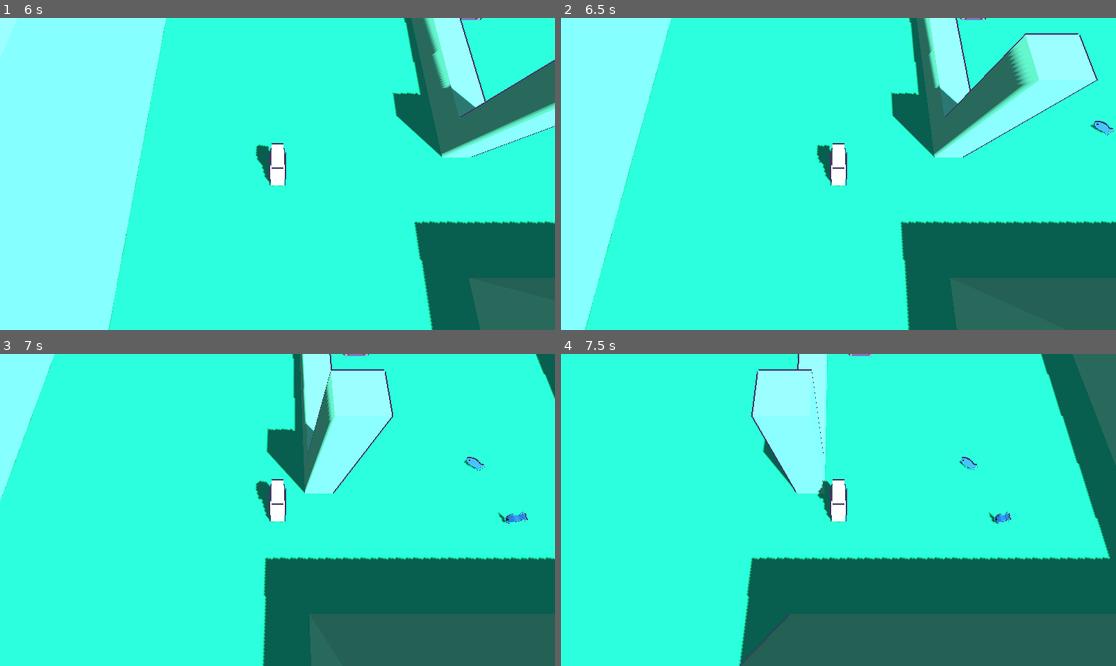
Above: before the commit, frames 1-4 (two rows, left to right).
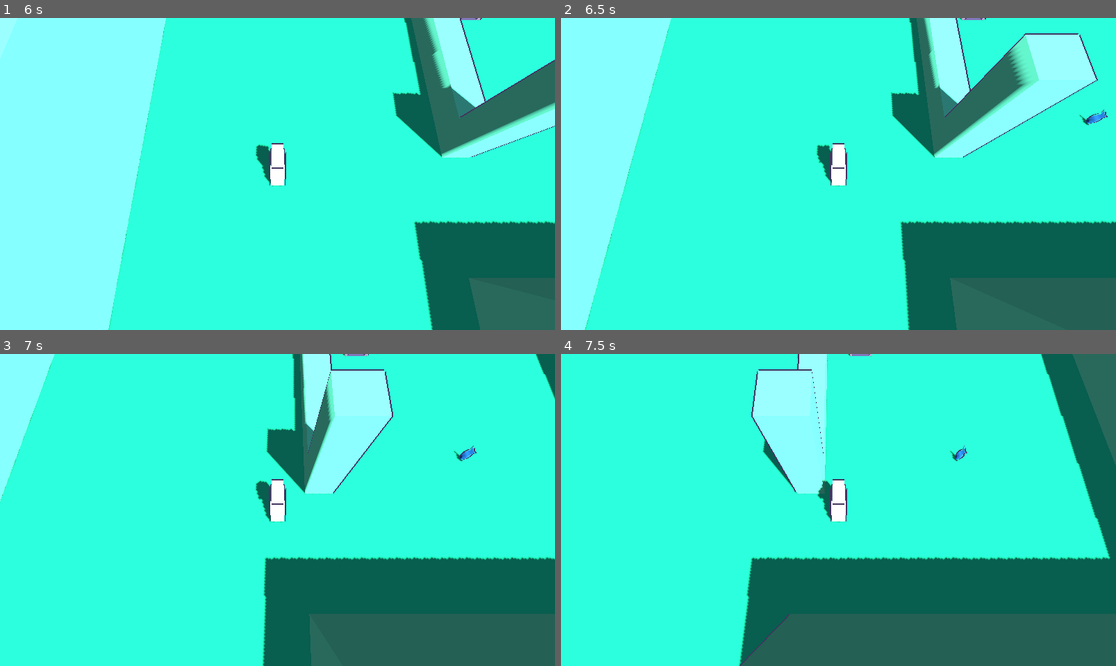
Above: after the commit, the same moments.

Repository: ChWh2/Purrfect-Platter
Game: Godot game, scene res://Scenes/main.tscn
Same seed, same stepped clock (60 frames per second), same inputs: the game is played once before the commit and once after it.
Inputs:
- Up to frame 1 (6 s): tap Enter at 0.5 s; hold W (Up) 0.53-2.03 s; tap E (Interact) at 0.6, 1.55, 2.1, 3.05, 3.6, 4.55, 5.1 s; tap Q (Throw) at 0.8, 1.35, 2.3, 2.85, 3.8, 4.35, 5.3, 5.85 s; hold A (Left) 2.03-3.53 s; tap Space at 3.5 s; hold S (Down) 3.53-4.28 s; hold D (Right) 4.28-5.03 s; hold W (Up) 5.03-5.78 s; hold D (Right) from 5.78 s (still down)
- Up to frame 2 (6.5 s): keep holding D (Right); tap E (Interact) at 6.05 s
- Up to frame 3 (7 s): keep holding D (Right); tap E (Interact) at 6.6 s; tap Q (Throw) at 6.8 s
- Up to frame 4 (7.5 s): keep holding D (Right); tap Q (Throw) at 7.35 s

Frame 1 is identical in both runs. In frame 2, 0.2% of the frame differs, in the area x 93-100%, y 29-38%; in frame 3, 0.3%, in the area x 81-96%, y 29-55%; in frame 4, 0.2%.

Commit message:
fished cooking Mechanics

Diff:
--- a/Scenes/fish.tscn
+++ b/Scenes/fish.tscn
@@ -1,11 +1,40 @@
-[gd_scene load_steps=6 format=4 uid="uid://dp6m3merowmpf"]
+[gd_scene load_steps=9 format=4 uid="uid://dp6m3merowmpf"]
 
-[ext_resource type="Material" uid="uid://wb6wcoupqby0" path="res://Materials/Standard.tres" id="1_hharc"]
+[ext_resource type="Texture2D" uid="uid://c6l4mcusk68rx" path="res://Assets/Color Palette.png" id="1_xx64m"]
+[ext_resource type="Shader" path="res://Shaders/Outline.gdshader" id="2_hya1f"]
 
 [sub_resource type="GDScript" id="GDScript_6hsf7"]
 resource_name = "fish"
 script/source = "extends Grabable
+
+@onready var mesh = $MeshInstance3D
+
+func _process(_delta: float) -> void:
+	if itemID == 1:
+		mesh.material_override.uv1_scale = Vector3(1,1,1)
+		mesh.material_override.uv1_offset = Vector3(0,0,0)
+	elif itemID == 2:
+		mesh.material_override.uv1_scale = Vector3(1,.1,1)
+		mesh.material_override.uv1_offset = Vector3(.1,.8,0)
+	elif itemID == 3:
+		mesh.material_override.uv1_scale = Vector3(0,0,0)
+		mesh.material_override.uv1_offset = Vector3(0,0,0)
 "
+
+[sub_resource type="ShaderMaterial" id="ShaderMaterial_x54oa"]
+render_priority = 0
+shader = ExtResource("2_hya1f")
+shader_parameter/outline_color = Color(0.258824, 0.207843, 0.372549, 1)
+shader_parameter/outline_width = 2.0
+
+[sub_resource type="StandardMaterial3D" id="StandardMaterial3D_ejbds"]
+next_pass = SubResource("ShaderMaterial_x54oa")
+diffuse_mode = 3
+specular_mode = 1
+albedo_texture = ExtResource("1_xx64m")
+uv1_scale = Vector3(1, 0.1, 1)
+uv1_offset = Vector3(0.1, 0.8, 0)
+texture_filter = 0
 
 [sub_resource type="ArrayMesh" id="ArrayMesh_6aqrt"]
 _surfaces = [{
@@ -30,7 +59,6 @@
 "index_count": 936,
 "index_data": PackedByteArray("AAABAAIAAgADAAAABAAFAAYABgAHAAQACAAJAAoACgALAAgADAANAA4ADgAPAAwAEAARABIAEgATABAAFAAVABYA …(2411 unchanged characters)…
 "lods": [6.53449e-05, PackedByteArray("AAAUAQgAGAAIABQBFAEbABgAIgEbABQBAAAMARQBDAEAAAEAAQAPAQwBOAEPAQEAMgA4AQEAOAEyACoA …(2645 unchanged characters)…
-"material": ExtResource("1_hharc"),
 "primitive": 3,
 "uv_scale": Vector4(0, 0, 0, 0),
 "vertex_count": 526,
@@ -39,9 +67,8 @@
 blend_shape_mode = 0
 shadow_mesh = SubResource("ArrayMesh_6aqrt")
 
-[sub_resource type="CapsuleShape3D" id="CapsuleShape3D_yis3i"]
-radius = 0.15
-height = 0.6
+[sub_resource type="BoxShape3D" id="BoxShape3D_fqbhb"]
+size = Vector3(0.1, 0.5, 0.3)
 
 [node name="fish" type="Node3D"]
 
@@ -49,11 +76,13 @@
 collision_layer = 2147483650
 collision_mask = 2147483650
 script = SubResource("GDScript_6hsf7")
+itemName = "Fish"
 itemID = 1
 
 [node name="MeshInstance3D" type="MeshInstance3D" parent="fish"]
 transform = Transform3D(10, 0, 0, 0, 10, 0, 0, 0, 10, 0, 0, 0)
+material_override = SubResource("StandardMaterial3D_ejbds")
 mesh = SubResource("ArrayMesh_g1r5h")
 
 [node name="CollisionShape3D" type="CollisionShape3D" parent="fish"]
-shape = SubResource("CapsuleShape3D_yis3i")
+shape = SubResource("BoxShape3D_fqbhb")
--- a/Scenes/main.tscn
+++ b/Scenes/main.tscn
@@ -14,10 +14,6 @@
 background_mode = 2
 sky = SubResource("Sky_86yhv")
 
-[sub_resource type="GDScript" id="GDScript_02dxj"]
-resource_name = "Fish"
-script/source = "extends Grabable"
-
 [sub_resource type="ArrayMesh" id="ArrayMesh_4jcst"]
 _surfaces = [{
 "aabb": AABB(-0.26, -0.64, -0.02, 1, 1, 1e-05),
@@ -247,11 +243,6 @@
 [node name="rawFish" parent="." instance=ExtResource("5_2u07w")]
 transform = Transform3D(1, 0, 0, 0, 1, 0, 0, 0, 1, 13, 0.190262, -2.42524)
 
-[node name="rawFish2" parent="." instance=ExtResource("5_2u07w")]
-transform = Transform3D(1, 0, 0, 0, 1, 0, 0, 0, 1, 14, 0, 0)
-script = SubResource("GDScript_02dxj")
-itemName = "Raw Fish"
-
 [node name="Map" type="Node3D" parent="."]
 
 [node name="Road" type="MeshInstance3D" parent="Map"]
@@ -331,3 +322,5 @@
 
 [node name="CollisionShape3D" type="CollisionShape3D" parent="Map/InvisibleWall"]
 shape = SubResource("BoxShape3D_gvvnr")
+
+[editable path="rawFish"]
--- a/Scenes/oven.tscn
+++ b/Scenes/oven.tscn
@@ -47,7 +47,7 @@
 collision_layer = 2147483649
 collision_mask = 2147483649
 script = ExtResource("1_v6mar")
-emptyText = "Put In"
+emptyText = "Put in"
 fullText = "Take Out"
 
 [node name="CollisionShape3D" type="CollisionShape3D" parent="."]
--- a/Scripts/Classes/GrabableClass.gd
+++ b/Scripts/Classes/GrabableClass.gd
@@ -4,17 +4,17 @@
 @export var itemName : String
 @export var itemID : int
 
-func _process(_delta: float) -> void:
-	if Global.heldItem:
+func _physics_process(_delta: float) -> void:
+	if !Global.heldItem:
+		CanInteract = true
+		Prompt = str("Pick up ", itemName)
+	else:
 		CanInteract = false
 		Prompt = ""
-		if Input.is_action_just_pressed("Throw"):
-			pass
-	else:
-		CanInteract = true
-		Prompt = str("Pick up ", itemName)
 
-func interactEvent(distance : float) -> void:
+
+
+func interactEvent(_distance : float) -> void:
 	var testForRigidbodyArray = self.get_parent().get_children()
 	var rb : RigidBody3D
 	for i in testForRigidbodyArray.size():
--- a/Scripts/Oven.gd
+++ b/Scripts/Oven.gd
@@ -22,37 +22,67 @@
 	CanInteract = true
 	setPrompt(emptyText)
 
-func _process(delta: float) -> void:
-	if(CurentState == state.EMPTY):
-		$Fire.emitting = false
-	else:
-		$Fire.emitting = true
+func _process(_delta: float) -> void:
+	CanInteract = testIfCanInteract()
 
-	if(CurentState == state.COOKING):
-		CanInteract = false
-	else:
-		CanInteract = true
+	if(currentItem):
+		currentItem.position = position
+
+func testIfCanInteract() -> bool:
+	if CurentState == state.EMPTY:
+		if Global.heldItem is Grabable:
+			if Global.heldItem.itemID == 1 and CurentState != state.COOKING:
+				return true
+	elif CurentState != state.COOKING:
+		if Global.heldItem == null:
+			return true
+
+	return false
 
 func interactEvent(_distance):
 	if CurentState == state.BURNING or CurentState == state.BURNT:
+		Global.heldItem = currentItem
+		currentItem = null
+
+		burnTimer.stop()
+		cookTimer.stop()
 		CurentState = state.EMPTY
+		$Fire.emitting = false
+
 	elif CurentState == state.EMPTY:
+		currentItem = Global.heldItem
+		Global.heldItem = null
+
 		CurentState = state.COOKING
 		cookTimer.start()
+		$Fire.emitting = true
+		CanInteract = false
 
 func getPrompt() -> String:
-
-	if CurentState == state.BURNING or CurentState == state.BURNT:
+	if CanInteract == false:
+		setPrompt("")
+	elif CurentState == state.BURNING or CurentState == state.BURNT:
 		setPrompt(fullText)
 	elif CurentState == state.EMPTY:
 		setPrompt(emptyText)
+	else:
+		setPrompt("")
 
 	return Prompt
 
 func cookTimeout():
 	print("cooked")
+
+	if currentItem is Grabable:
+		currentItem.itemID = 2
+
 	CurentState = state.BURNING
 	burnTimer.start()
+	CanInteract = true
+
 func burnTimeout():
+	if currentItem is Grabable:
+		currentItem.itemID = 3
+
 	print("burnt")
 	CurentState = state.BURNT
--- a/Scripts/global.gd
+++ b/Scripts/global.gd
@@ -7,7 +7,7 @@
 func _ready() -> void:
 	player = get_tree().current_scene.get_node("player")
 
-func _process(delta: float) -> void:
+func _process(_delta: float) -> void:
 	if heldItem:
 		heldItem.global_position = player.get_node("Mesh/Body/HeldPosition").global_position
 
--- a/project.godot
+++ b/project.godot
@@ -10,7 +10,7 @@
 
 [application]
 
-config/name="Tomython Indie Jam 2024"
+config/name="Purrfect Platter"
 config/tags=PackedStringArray("github")
 run/main_scene="res://Scenes/main.tscn"
 config/features=PackedStringArray("4.3", "Forward Plus")
Not shown: 1 places in Scenes/main.tscn that only renumber resources
